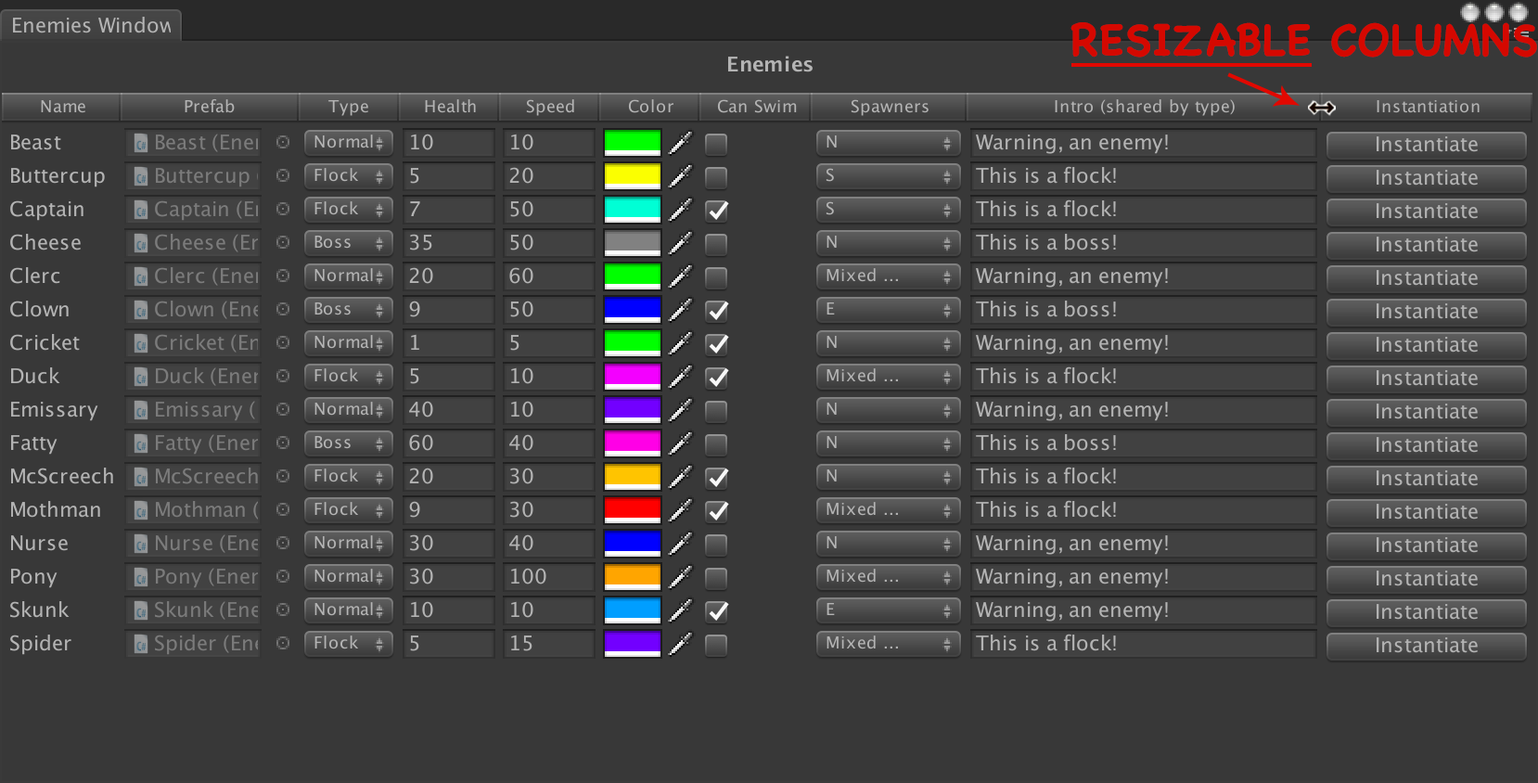
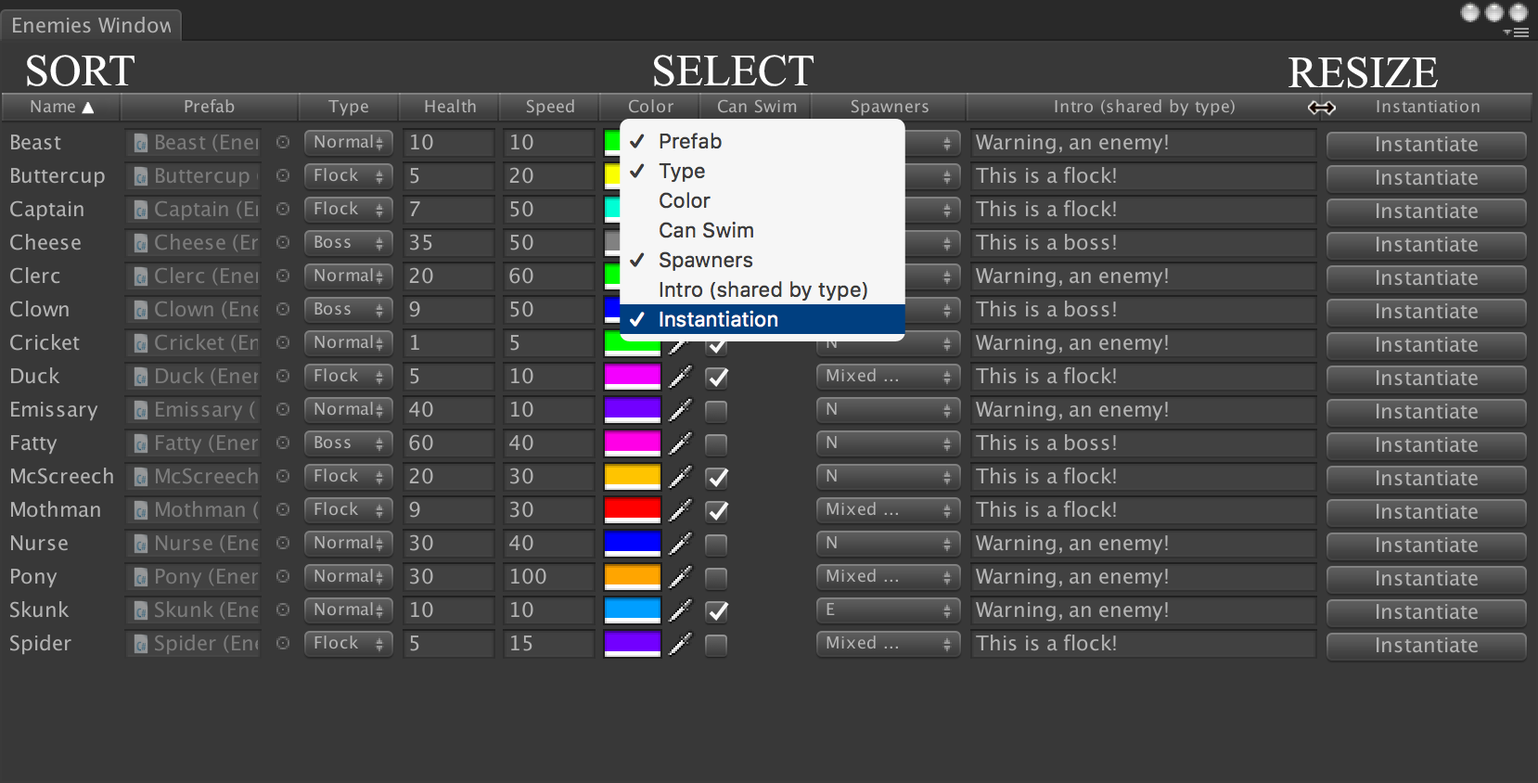
Revision of a layered w=1538, h=783 image; what changed, layer by layer:
added layer "RESIZE" above "SELECT" over box(1288, 56, 1439, 89)
added layer "SELECT" above "SORT" over box(653, 54, 815, 87)
added layer "SORT" above "Layer 1" over box(26, 54, 135, 87)
added layer "Layer 2" above "Shape 1" over box(619, 117, 906, 342)
hid "Shape 1", painted on it, unmasked it over box(1226, 72, 1300, 107)
hid "Shape 2", unmasked it over box(1071, 63, 1312, 67)
hid "RESIZABLE COLUMNS" over box(1070, 22, 1537, 58)
removed layer "Layer 0" over box(26, 22, 1537, 342)
added layer "Layer 5" above "Layer 6" over box(81, 102, 94, 115)
added layer "Layer 4" over box(26, 22, 1537, 342)
